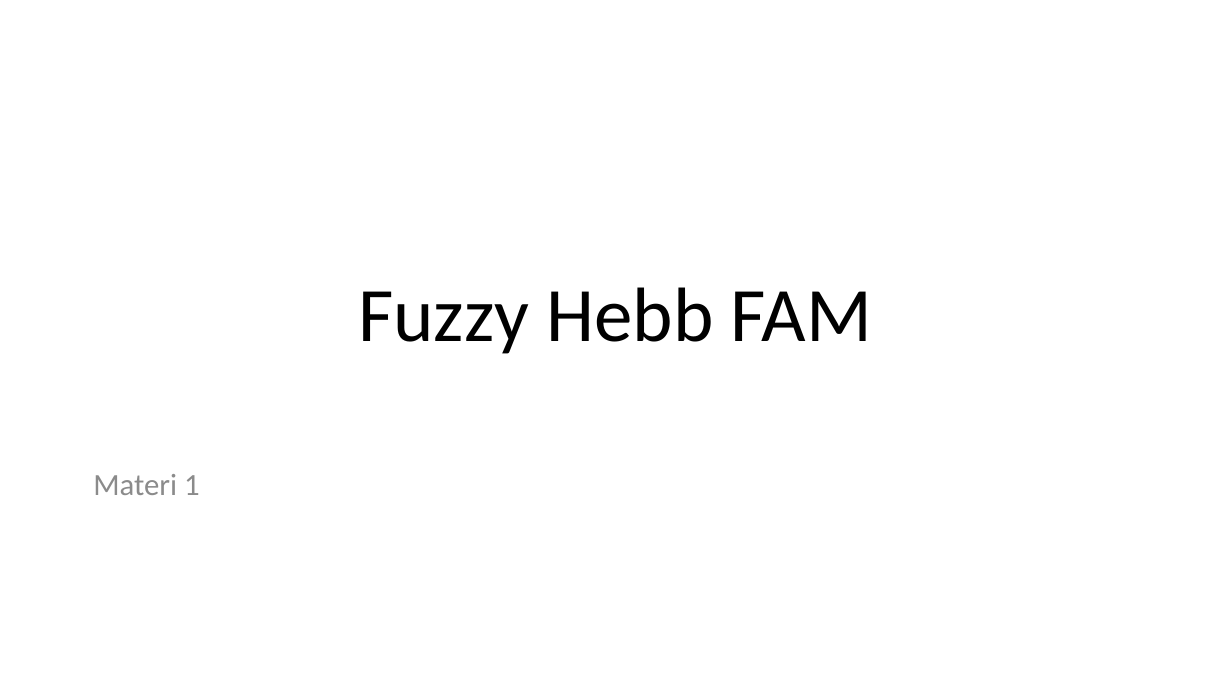
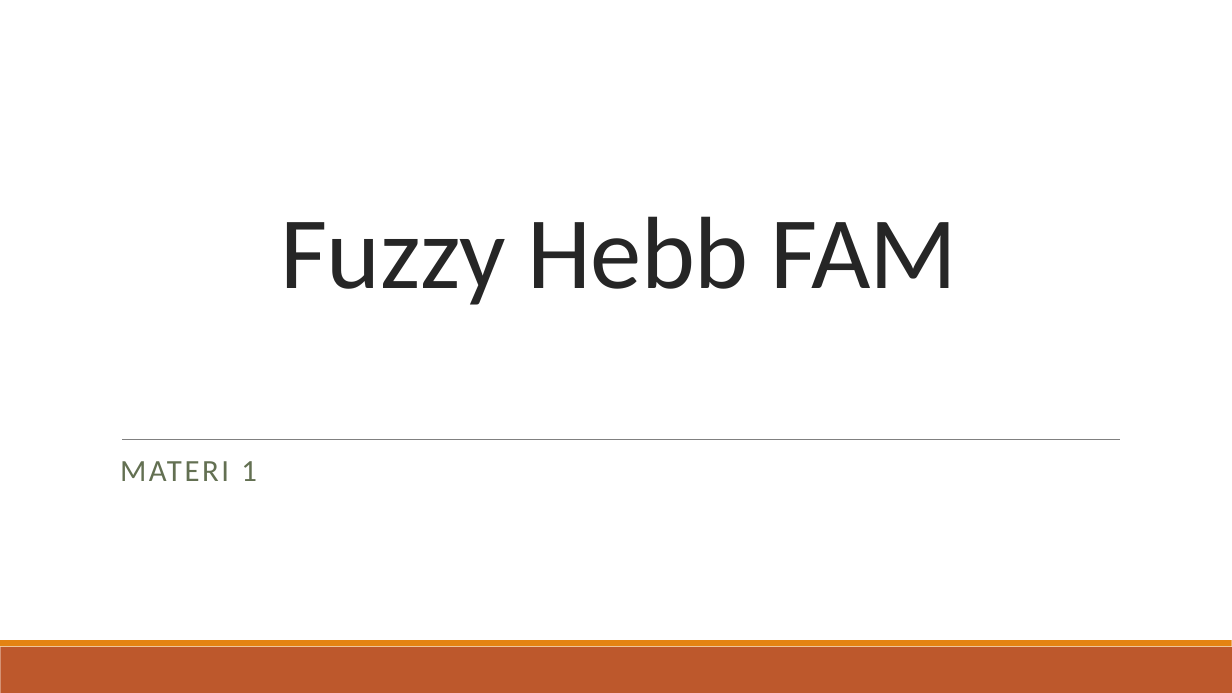
Before and after one commit to Ponita48/Tugas, a slide deck: slide 3 of Fuzzy/Poni - FAM/Fuzzy Associative Memory.pptx. Drawn at 1232x693 pixels with LibreOffice and Linux fonts; fonts in the diff are those of the drawing. Boxes give left, top, right and bottom in pixels: in the first picture for what was removed or moved away, otherwise in the second. Text is boxed around its words. In the diff, an @@ line names an element or a change of style, - is before the commit and + after.

```diff
--- a/Fuzzy/Poni - FAM/Fuzzy Associative Memory.pptx
+++ b/Fuzzy/Poni - FAM/Fuzzy Associative Memory.pptx
@@ title "Fuzzy Hebb FAM": place and size @@
-title "Fuzzy Hebb FAM" at <box>358,287,872,354</box>
+title "Fuzzy Hebb FAM" at <box>280,216,957,305</box>
@@ title "Fuzzy Hebb FAM" at <box>280,216,957,305</box>: size 60 to 80 pt, text colour #000000 to #262626, letter spacing 0 to -0.5 pt; line spacing 0.9 to 0.85 @@
@@ line added from (122, 439) to (1120, 439), #808080 0.5 pt @@
@@ text at <box>120,461,257,481</box>: text changed; text colour #8C8C8C to #637052 @@
-Materi 1
+MATERI 1
@@ rectangle added at <box>0,647,1232,693</box>, fill #BD582C @@
@@ rectangle added at <box>0,640,1232,647</box>, fill #E48312 @@
```
Also in this commit, not shown: 26 other slides changed, 1 other file.
